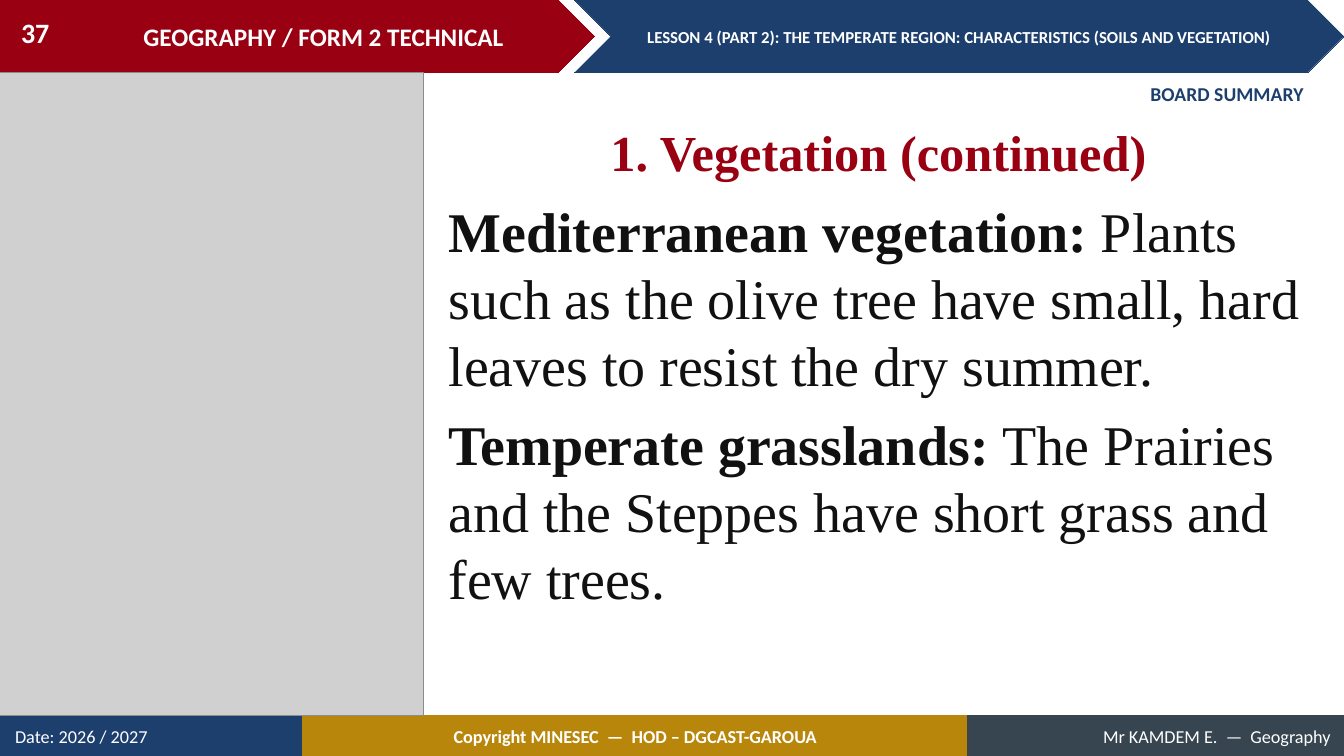
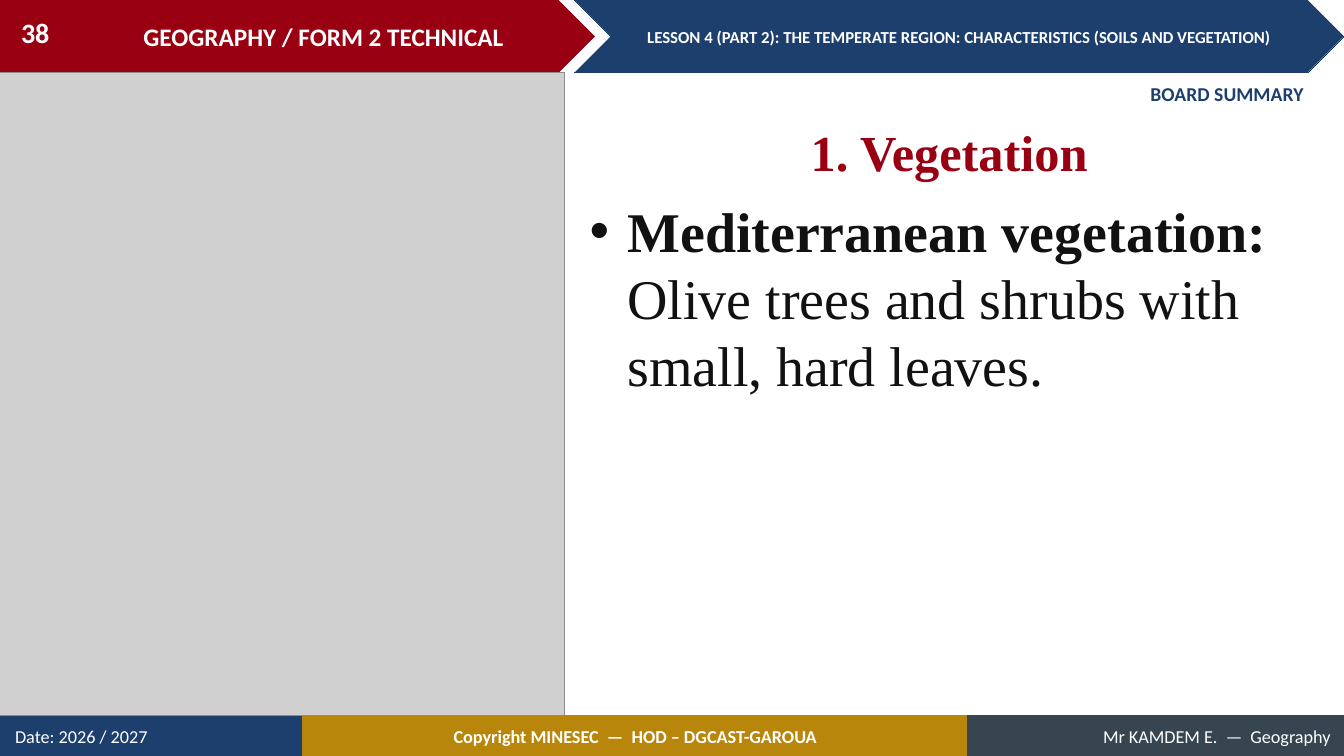
Before and after one commit to Berthautk/linea-github, a slide deck: slide 38 of lecons/F2T/17_S11_L4_P2_Temperate_Soils_Vegetation.pptx (slide 37 before the commit). Drawn at 1344x756 pixels with LibreOffice and Linux fonts; fonts in the diff are those of the drawing; grey boxes stand for pictures. Boxes give left, top, right and bottom in pixels: in the first picture for what was removed or moved away, otherwise in the second. Text is boxed around its words. In the diff, an @@ line names an element or a change of style, - is before the commit and + after.

```diff
--- a/lecons/F2T/17_S11_L4_P2_Temperate_Soils_Vegetation.pptx
+++ b/lecons/F2T/17_S11_L4_P2_Temperate_Soils_Vegetation.pptx
@@ page number at (21, 23, 49, 44): text changed @@
-37
+38
@@ picture: place and size @@
-picture at (0, 73, 423, 716)
+picture at (0, 73, 565, 716)
@@ text at (811, 136, 1088, 181): text changed @@
-1. Vegetation (continued)
+1. Vegetation
@@ text at (627, 213, 1266, 395): text changed @@
-Mediterranean vegetation: Plants such as the olive tree have small, hard leaves to resist the dry summer.
-Temperate grasslands: The Prairies and the Steppes have short grass and few trees.
+• Mediterranean vegetation: Olive trees and shrubs with small, hard leaves.
```
Also in this commit, not shown: 21 other slides changed, 3 slides added, 36 other files.
